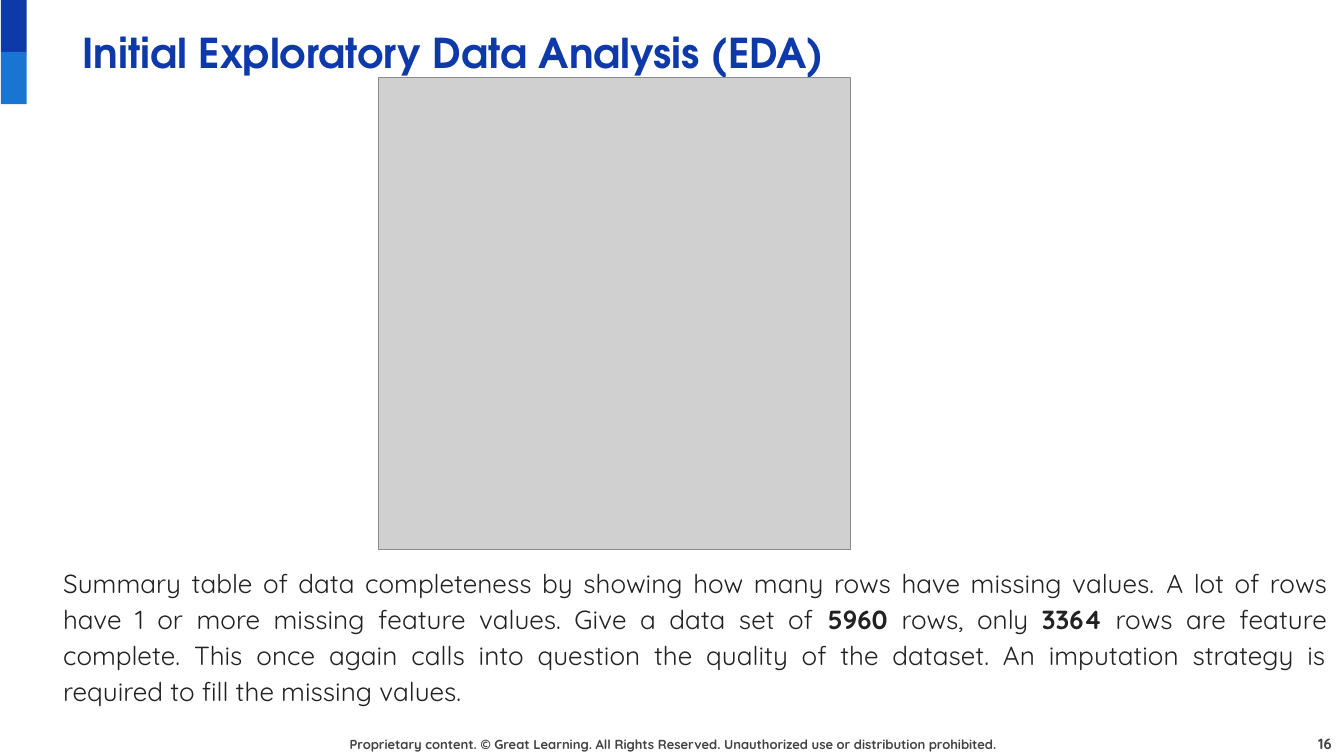
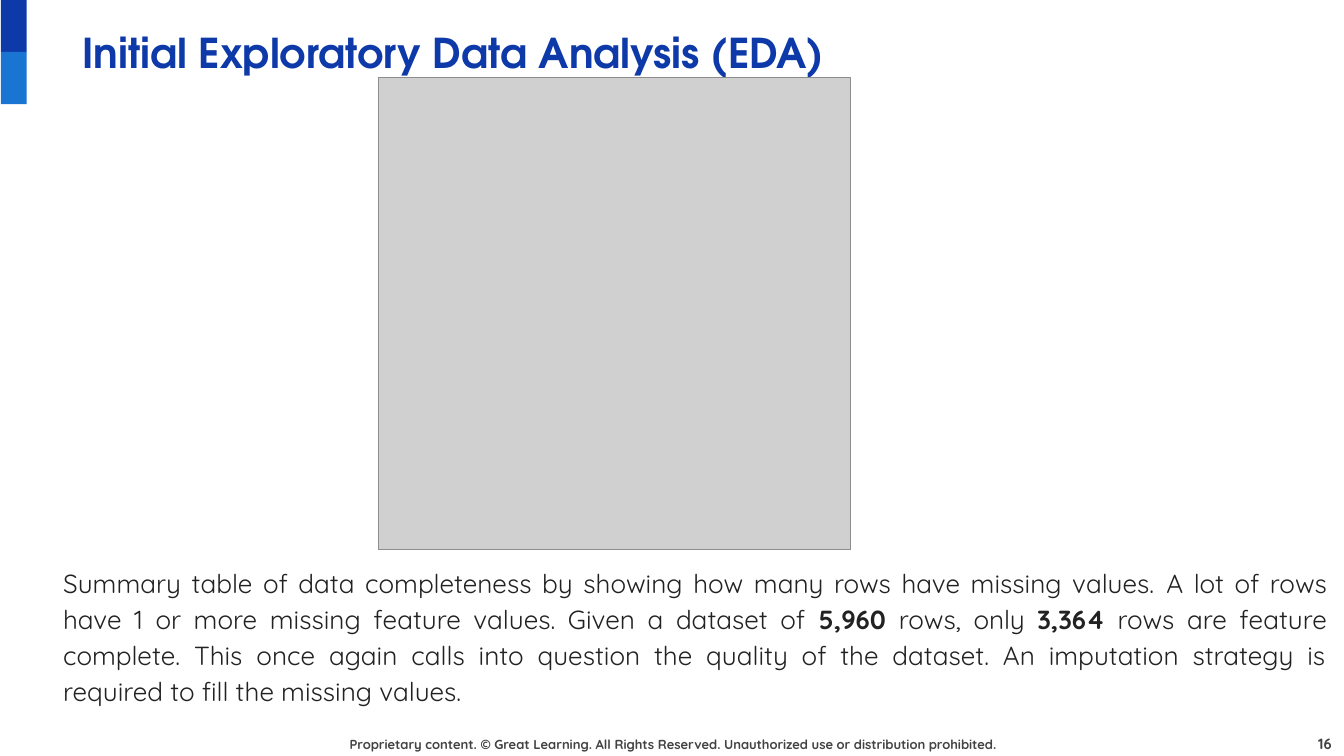
Before and after one commit to juanbucz/GreatLearning-TermProjects, a slide deck: slide 16 of Neural Networks - Loan Default/Loan Default Prediction Presentation - Business Interpretation - John Buczkowski.pptx. Drawn at 1344x756 pixels with LibreOffice and Linux fonts; fonts in the diff are those of the drawing; grey boxes stand for pictures; background and template pictures are left out. Boxes give left, top, right and bottom in pixels: in the first picture for what was removed or moved away, otherwise in the second. Text is boxed around its words. In the diff, an @@ line names an element or a change of style, - is before the commit and + after.

Commit message:
GL NN Loan Default Prediction Presentation - General cleanup - content, grammar, spelling                                            - Completed conclusion/summary sections

```diff
--- a/Neural Networks - Loan Default/Loan Default Prediction Presentation - Business Interpretation - John Buczkowski.pptx
+++ b/Neural Networks - Loan Default/Loan Default Prediction Presentation - Business Interpretation - John Buczkowski.pptx
@@ text at <box>63,573,1327,707</box>: text changed @@
-Summary table of data completeness by showing how many rows have missing values. A lot of rows have 1 or more missing feature values. Give a data set of 5960 rows, only 3364 rows are feature complete. This once again calls into question the quality of the dataset. An imputation strategy is required to fill the missing values.
+Summary table of data completeness by showing how many rows have missing values. A lot of rows have 1 or more missing feature values. Given a dataset of 5,960 rows, only 3,364 rows are feature complete. This once again calls into question the quality of the dataset. An imputation strategy is required to fill the missing values.
```
Also in this commit, not shown: 31 other slides changed, 1 slide added, 2 slides removed, 1 other file.
